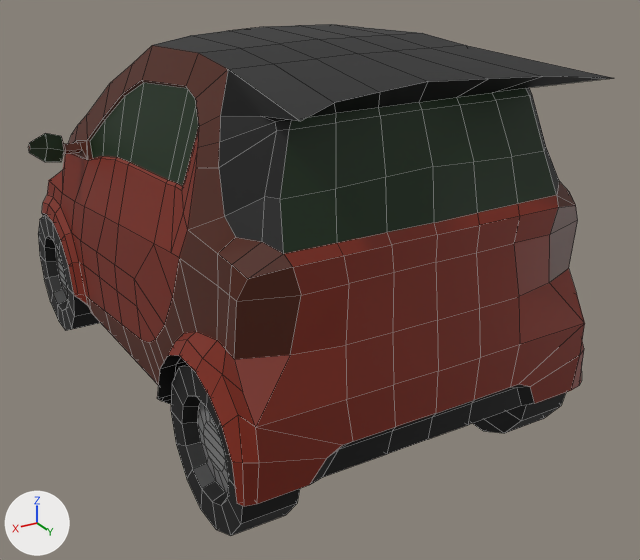
Two versions of the FBX model Assets/Models/Carju_0.fbx, one commit apart.
The view is the same before and after, from a camera (50 mm lens) standing at (-7.6, 2.72, 1.71) and looking at (-9.15, 0.13, 0.42). Arrows for +X, +Y and +Z are at lower left; the lights stay in place. Mesh edges are drawn as thin lines. Where no turn or scale is listed for an object, it has been applied to the vertices.

The scene before the commit, as lines of its bpy script (objects in view):
```python
mat_windows = principled_material('Windows')
mat_windows.base_color = (0.00146, 0.0191, 0.00103)  # black #052603
me_cube_006 = bpy.data.meshes.new('Cube.006')
me_cube_006.from_pydata(...)  # 70 vertices, 68 faces; spans x -0.084..0.096, y -0.253..0.253, z -0.247..0.247
# faces by material slot: [48, 20]
me_cube_006.materials.append(mat_rubber)  # black #000000
me_cube_006.materials.append(mat_metal)  # grey #848484
me_cube_007 = bpy.data.meshes.new('Cube.007')
me_cube_007.from_pydata(...)  # 70 vertices, 68 faces; spans x -0.084..0.096, y -0.253..0.253, z -0.247..0.247
# faces by material slot: [48, 20]
me_cube_007.materials.append(mat_rubber)  # black #000000
me_cube_007.materials.append(mat_metal)  # grey #848484
me_cube_020 = bpy.data.meshes.new('Cube.020')
me_cube_020.from_pydata(...)  # 794 vertices, 786 faces; spans x -0.72..0.72, y -1.17..1.06, z 0.17..1.32
# faces by material slot: [72, 260, 128, 2, 324]
me_cube_020.materials.append(mat_windows)  # black #052603
me_cube_020.materials.append(mat_base_color)  # brown #7d210a
me_cube_020.materials.append(mat_secondary_color)  # brown #501b03
me_cube_020.materials.append(mat_eye)  # green #2de700
me_cube_020.materials.append(mat_black)  # black #000000
ob_carju_0 = bpy.data.objects.new('Carju_0', me_cube_020)
ob_carju_0.location = (-9.029, 0.0, 0.0)
ob_carju_0_006 = bpy.data.objects.new('Carju_0.006', me_cube_006)
ob_carju_0_006.location = (-8.522, -0.853, 0.245)
ob_carju_0_007 = bpy.data.objects.new('Carju_0.007', me_cube_007)
ob_carju_0_007.location = (-8.522, 0.683, 0.245)
# also in view: 'Carju_0.009' at (-9.54, 0.68, 0.24)
```
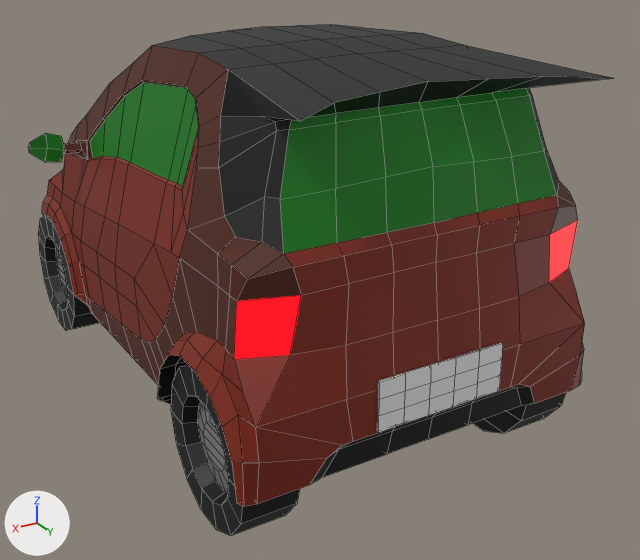
The newer file is also turned or shifted as a whole; pictures and numbers use the older file's frame.

Boxes [x1, y1, x2, y2] around the edits, measured in the pictures (640 x 560 px):
'Carju_0', recoloured, surface changed (black to green): [28, 80, 578, 435] in both
'Plane.003', added: after [377, 343, 503, 433]
part 1 of me_cube_020, recoloured: [234, 220, 578, 359] in both

The change, as a diff of the scene's bpy script:
```diff
--- a/Assets/Models/Carju_0.fbx.py
+++ b/Assets/Models/Carju_0.fbx.py
@@ mat_windows @@
 mat_windows = principled_material('Windows')
-mat_windows.base_color = (0.00146, 0.0191, 0.00103)  # black #052603
+mat_windows.base_color = (0.0, 0.179, 0.00312)  # dark green #00750a
+mat_windows.emission_color = (0.0, 0.0464, 0.00335)  # dark green #003d0b
+mat_windows.emission_strength = 0.2
@@ mat_material @@
+mat_material = principled_material('Material')
+mat_material.base_color = (0.8, 0.0, 0.00785)  # red #e70016
+mat_material.emission_color = (1.0, 0.0, 0.00198)  # red #ff0007
+mat_material.emission_strength = 3.3
@@ mat_material_002 @@
+mat_material_002 = principled_material('Material.002')
+mat_material_002.base_color = (0.8, 0.8, 0.8)  # white #e7e7e7
@@ me_cube_020 @@
 me_cube_020.from_pydata(...)  # 794 vertices, 786 faces; spans x -0.72..0.72, y -1.17..1.06, z 0.17..1.32
 # used by ob_carju_0; location = (-9.029, 0.0, 0.0)
+# me_cube_020 part 1: all 2 faces centred in x -0.51..0.51, y 0.92, z 0.72 switch from mat_secondary_color (brown #501b03) to mat_material (red #e70016)
 me_cube_020.materials.append(mat_windows)
@@ me_plane_004 @@
+me_plane_004.from_pydata(...)  # 48 vertices, 46 faces; spans x -0.22..0.22, y -0.022..-0.01, z -0.08..0.078
+me_plane_004.materials.append(mat_material_002)  # its picture is missing
@@ ob_plane_003 @@
+ob_plane_003 = bpy.data.objects.new('Plane.003', me_plane_004)
+ob_plane_003.location = (-9.037, 1.009, 0.429)
```
